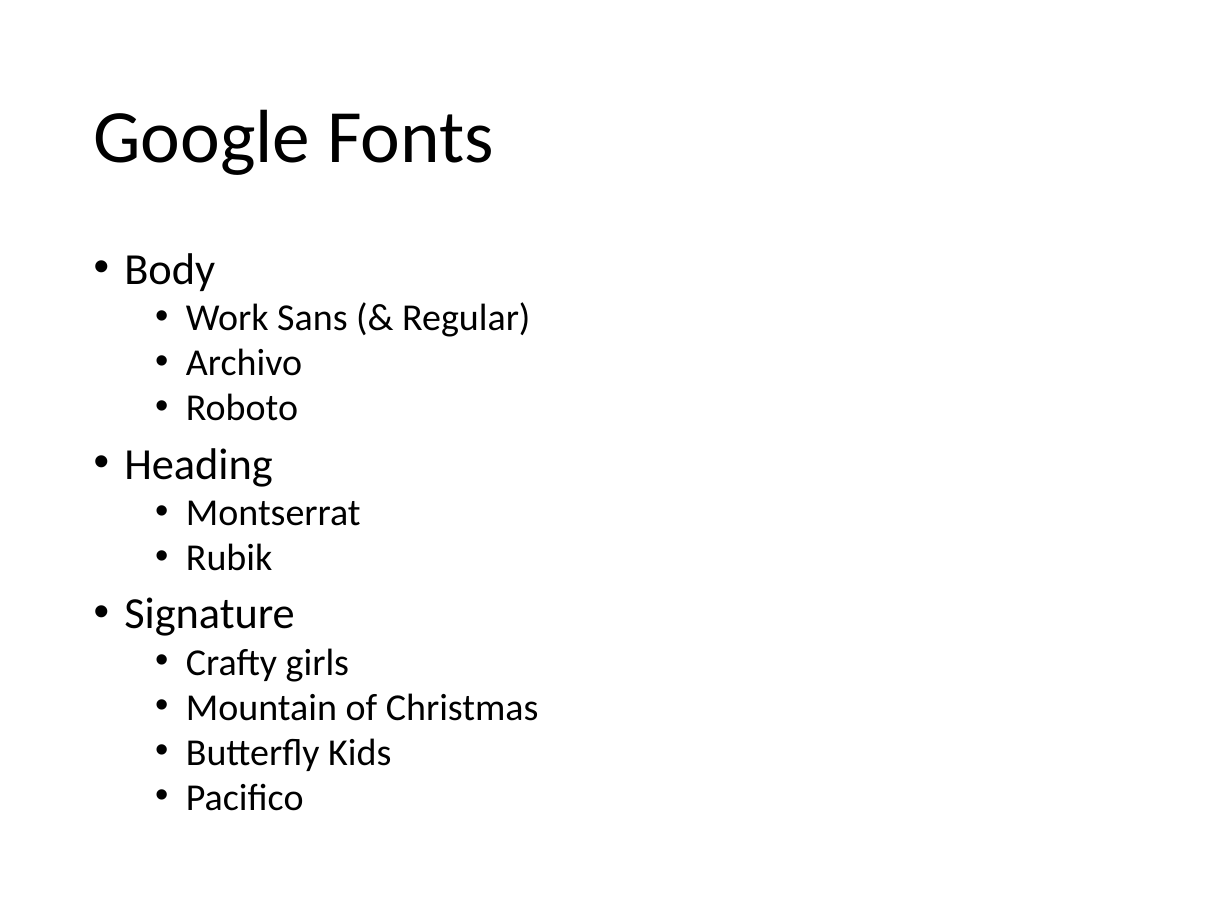
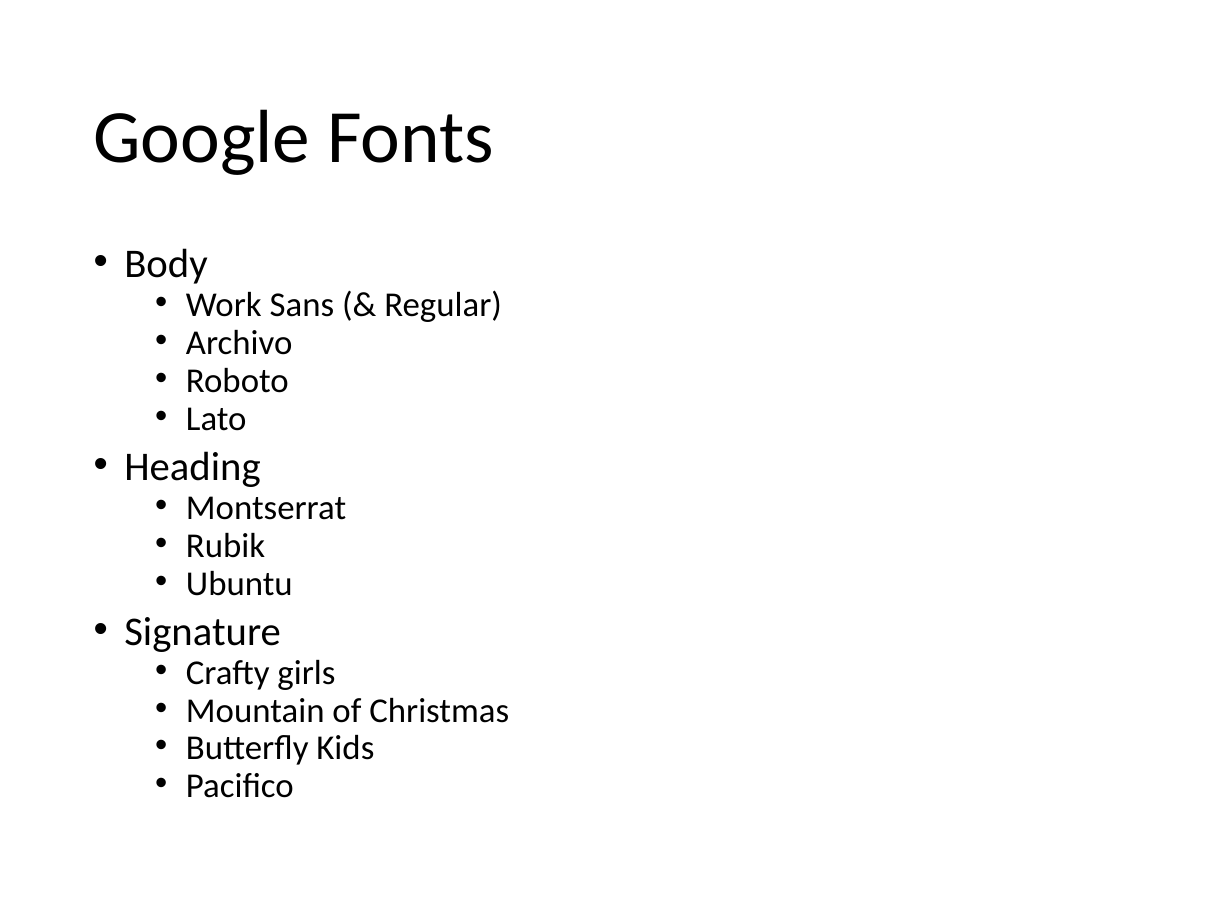
Before and after one commit to EbereUzodufa/SkunkHead, a slide deck: slide 20 of Skunk Head/Skunk Head.pptx (slide 14 before the commit). Drawn at 1232x924 pixels with LibreOffice and Linux fonts; fonts in the diff are those of the drawing. Boxes give left, top, right and bottom in pixels: in the first picture for what was removed or moved away, otherwise in the second. Text is boxed around its words. In the diff, an @@ line names an element or a change of style, - is before the commit and + after.

```diff
--- a/Skunk Head/Skunk Head.pptx
+++ b/Skunk Head/Skunk Head.pptx
@@ text at (124,248,509,798): size 36.3 to 33.3 pt in "Body", "Heading", "Signature"; size 31.1 to 28.6 pt in "Work Sans (& Regular)", "Archivo", "Roboto", "Montserrat" and 5 more places; line spacing 0.8 to 0.7 @@
@@ text at (186,407,247,431): paragraph added @@
+  • Lato
@@ text at (186,570,293,596): paragraph added @@
+  • Ubuntu
```
Also in this commit, not shown: 2 other slides changed, 7 slides added, 1 slide removed.
